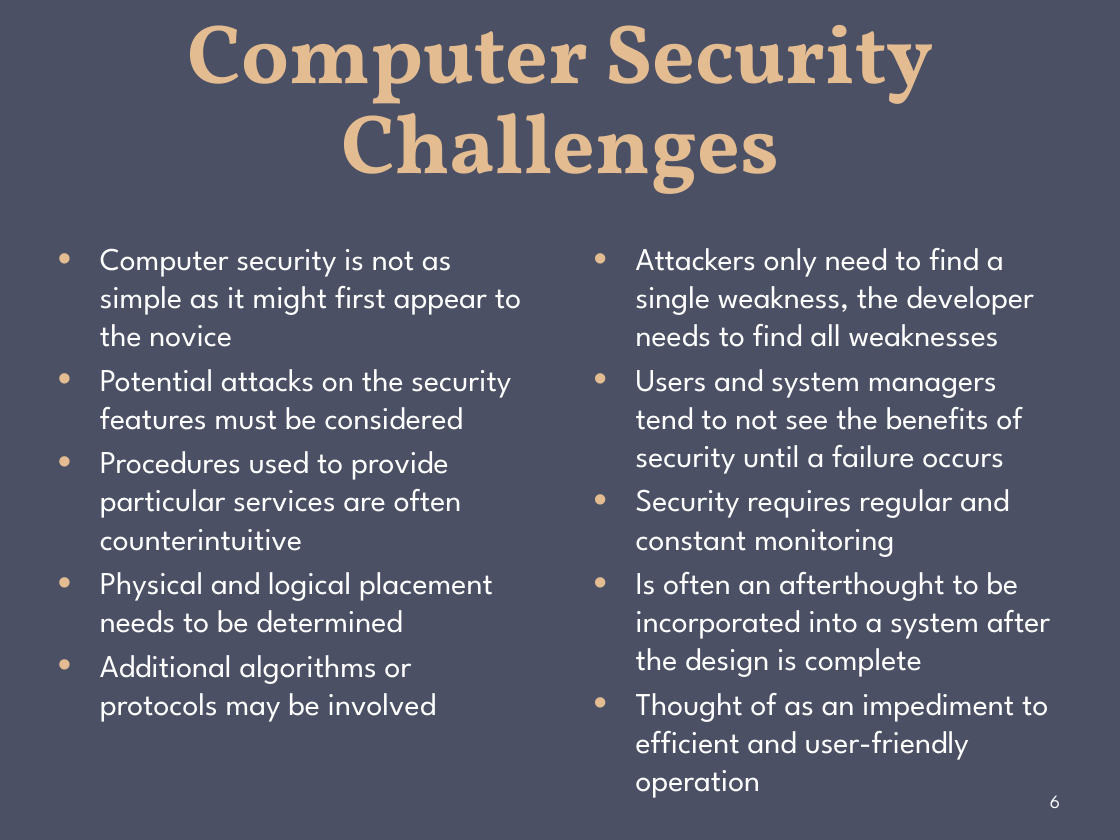
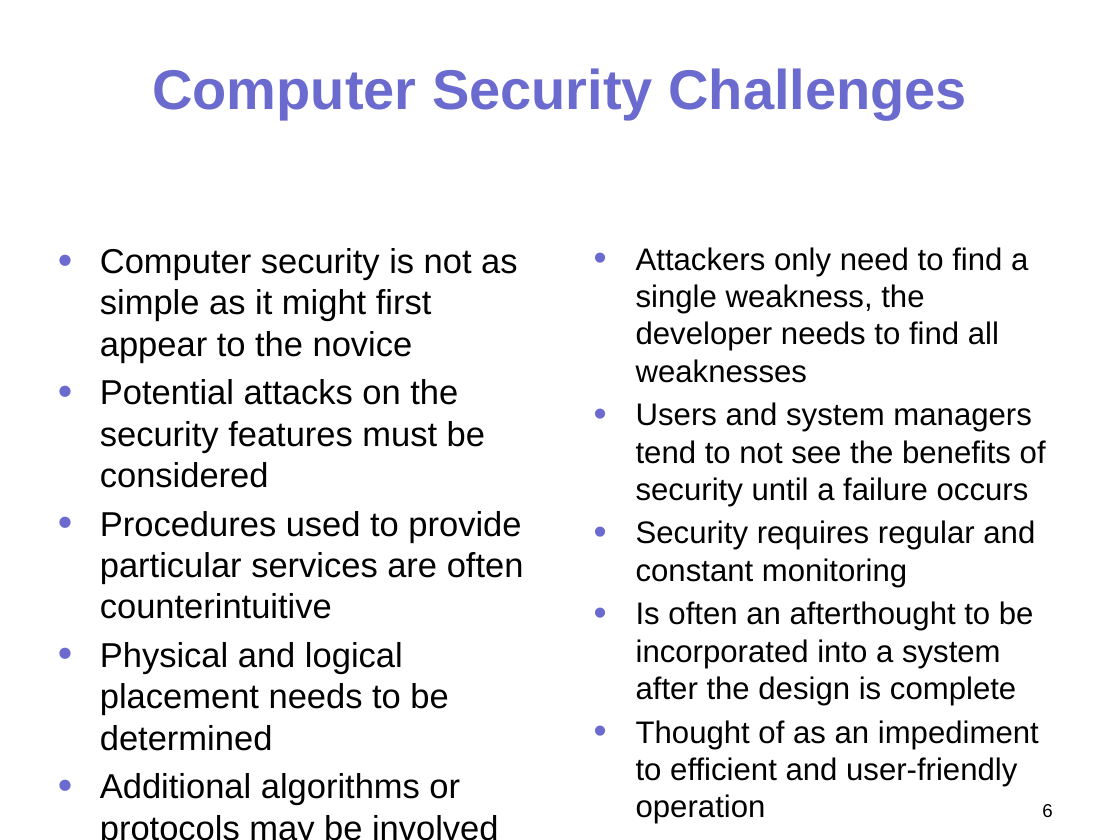
Before and after one commit to gulaoshi/gu.github.io, a slide deck: slide 6 of InfoSec/PPTs/CH01-Overview.pptx. Drawn at 1120x840 pixels with LibreOffice and Linux fonts; fonts in the diff are those of the drawing. Boxes give left, top, right and bottom in pixels: in the first picture for what was removed or moved away, otherwise in the second. Text is boxed around its words. In the diff, an @@ line names an element or a change of style, - is before the commit and + after.

```diff
--- a/InfoSec/PPTs/CH01-Overview.pptx
+++ b/InfoSec/PPTs/CH01-Overview.pptx
@@ background #4B5064 to #FFFFFF @@
@@ title "Computer Security Challenges": place and size @@
-title "Computer Security Challenges" at [187,25,933,194]
+title "Computer Security Challenges" at [152,68,966,119]
@@ title "Computer Security Challenges" at [152,68,966,119]: size 54 to 36 pt, font Vollkorn to Arial, text colour #E3BC92 to #6B6BCF, letter outline #CC5A3F 0.83 pt to #AFD5D9 0.83 pt; line spacing 58pt to 1; vertical alignment bottom to middle @@
@@ text "Computer security is not as ..." at [100,248,524,805]: size 20.4 to 22.2 pt, font League Spartan to Arial, text colour #FFFFFF to #000000; bullet colour #E3BC92 to #6B6BCF @@
@@ text "Attackers only need to find ..." at [636,247,1046,786]: size 20.4 to 20 pt, font League Spartan to Arial, text colour #FFFFFF to #000000; bullet colour #E3BC92 to #6B6BCF @@
@@ page number: place and size @@
-page number at [1050,795,1060,808]
+page number at [1042,804,1052,818]
@@ page number at [1042,804,1052,818]: font League Spartan to Arial, text colour #FFFFFF to #000000; alignment left to right; vertical alignment middle to top @@
```
Also in this commit, not shown: 16 other slides changed, 7 other files.
